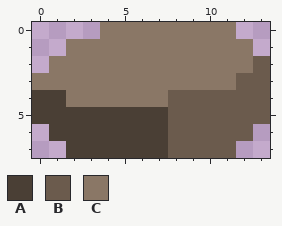
Pixel-art file: Assets/Art/Environment/Beach/Rocks/Beach_Rock_Small_1.aseprite. Above is the file before it was changed.
14x8 pixels, 1 frame.
Palette (. is transparent): A #4a3f35  B #6b5b4d  C #8a7766
Pixels before, first column x 0:
0 ....CCCCCCCC..
1 ..CCCCCCCCCCC.
2 .CCCCCCCCCCCCB
3 CCCCCCCCCCCCBB
4 AACCCCCCBBBBBB
5 AAAAAAAABBBBBB
6 .AAAAAAABBBBB.
7 ..AAAAAABBBB..
After the commit:
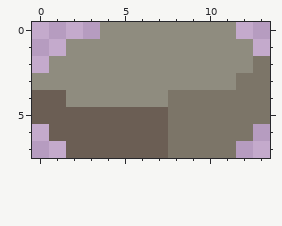
Difference:
colour A: #4a3f35 -> #6b5e54
colour B: #6b5b4d -> #7c7568
colour C: #8a7766 -> #8f8c7f
Where, in picture pixels (left, top, right, bottom), the same in both pictures:
changed: (32, 22, 270, 158)
